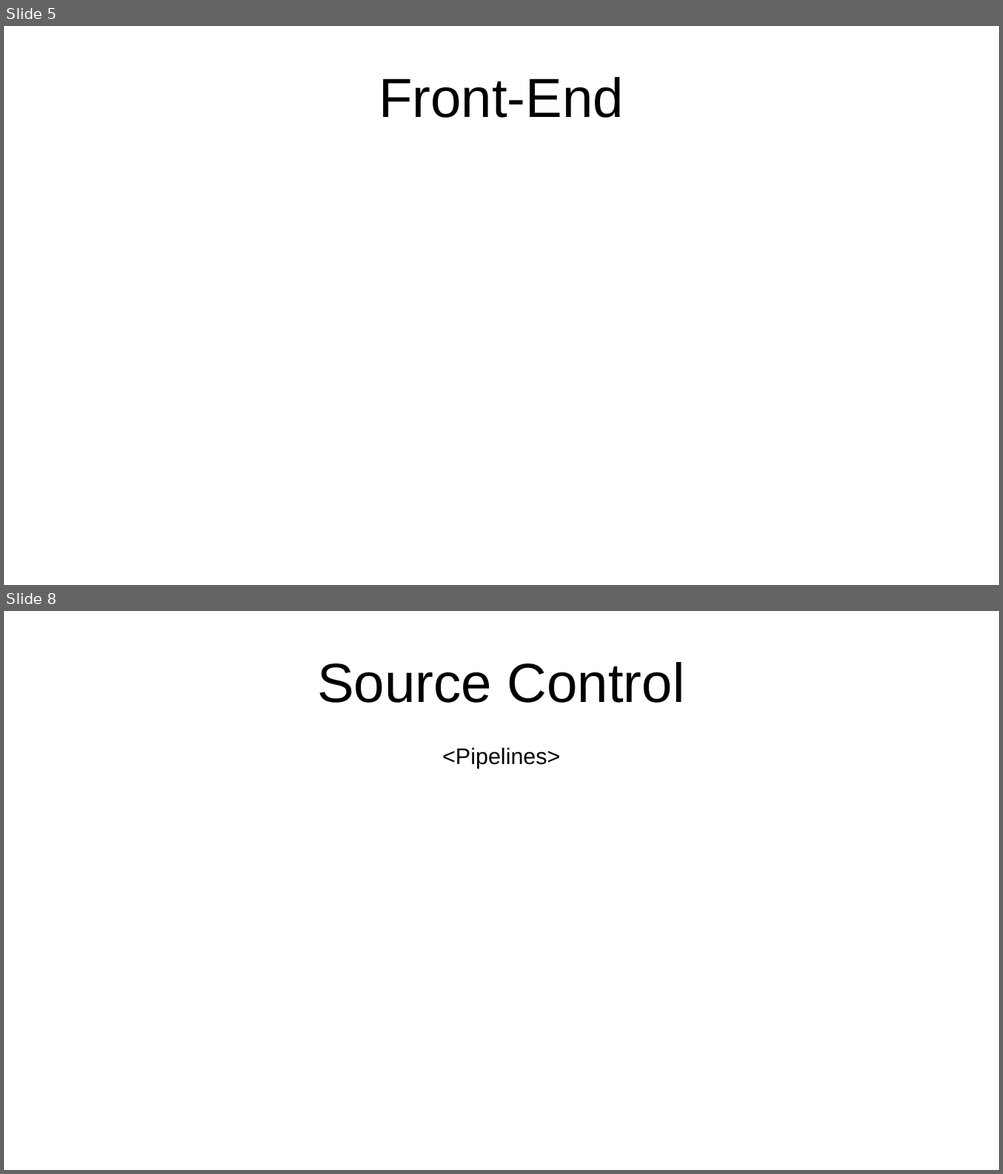
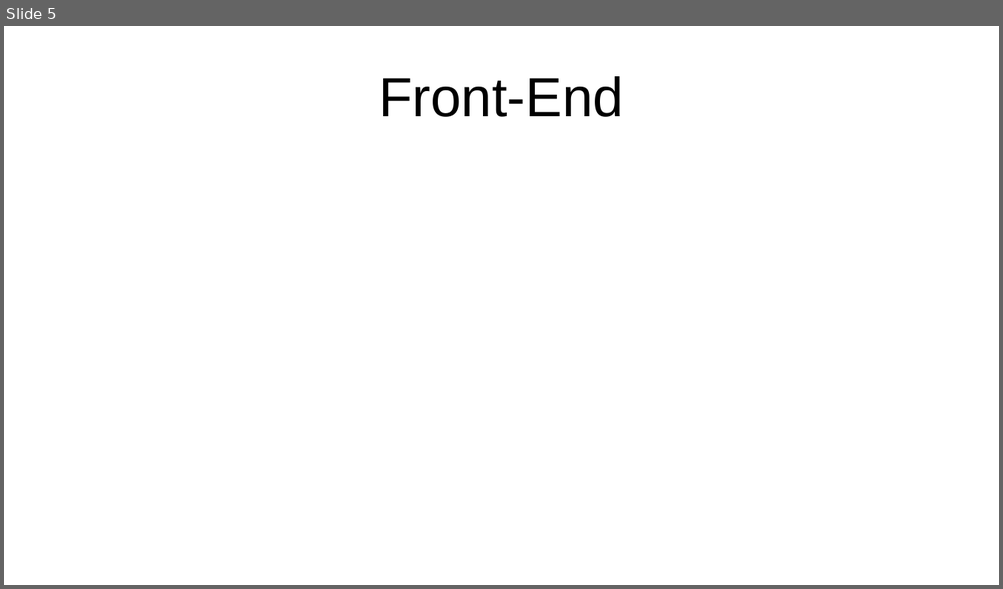
Before and after one commit to TR0NZ0D/Brazil-Career-Hub, a slide deck: Files/TCC - Final/Apresentacao_Final.pptx. Shown one above the other, each under a label of ours: slides 5 and 8 before the commit, slide 5 after it; the slides between them are not shown. The pictures are 1003x1174 and 1003x589 pixels, drawn with LibreOffice and Linux fonts; fonts in the diff are those of the drawing. Boxes give left, top, right and bottom in pixels: in the first picture for what was removed or moved away, otherwise in the second. Text is boxed around its words. In the diff, an @@ line names an element or a change of style, - is before the commit and + after.

```diff
--- a/Files/TCC - Final/Apresentacao_Final.pptx
+++ b/Files/TCC - Final/Apresentacao_Final.pptx
@@ slide 8 removed at (4, 611, 999, 1170), background #FFFFFF @@
@@ title removed at (317, 662, 685, 703) @@
-Source Control
@@ text removed at (442, 748, 560, 769) @@
-<Pipelines>
```
Also in this commit, not shown: 2 slides changed, 6 slides added, 5 other slides removed, 3 other files.
